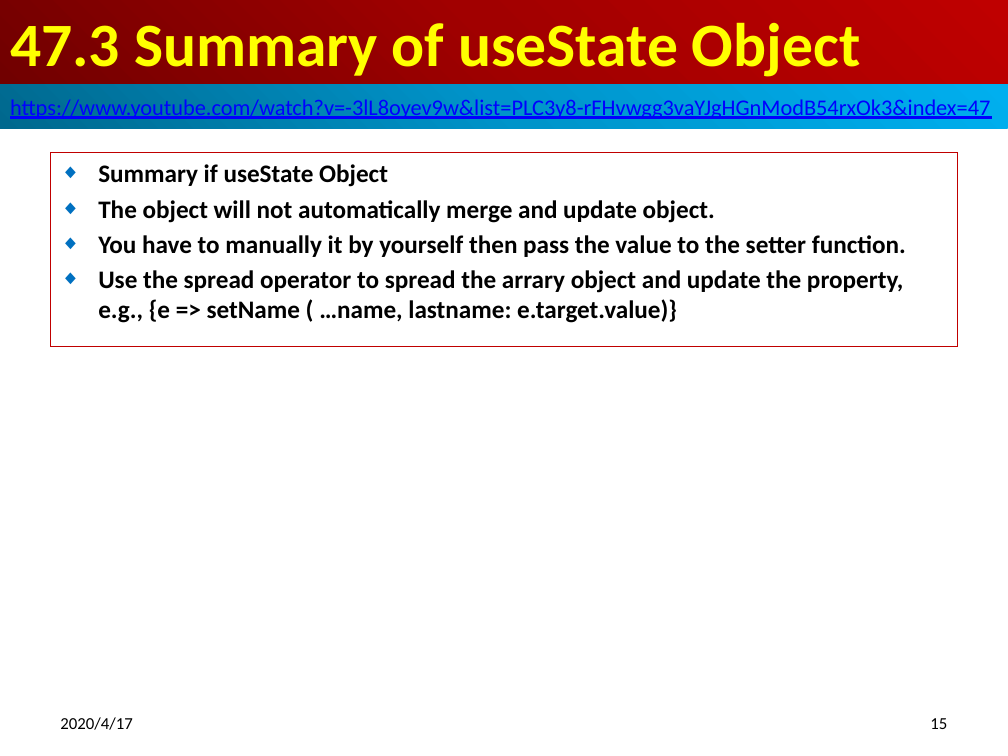
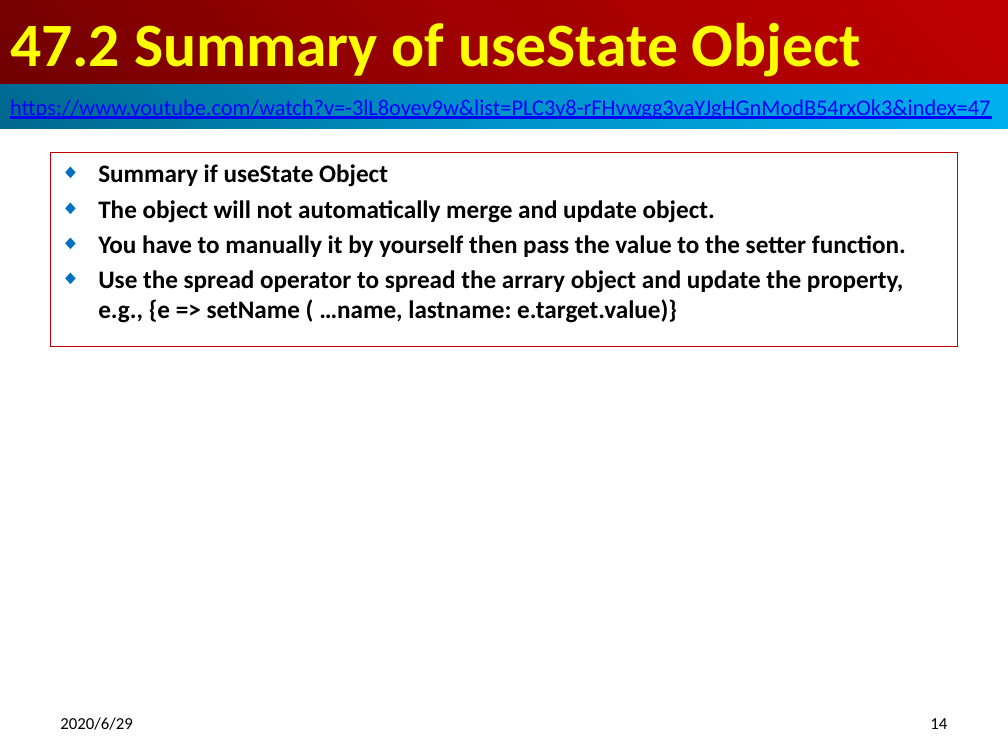
Before and after one commit to peterhchen/800-React-Hook, a slide deck: slide 14 of 47_useStateObj.pptx (slide 15 before the commit). Drawn at 1008x756 pixels with LibreOffice and Linux fonts; fonts in the diff are those of the drawing. Boxes give left, top, right and bottom in pixels: in the first picture for what was removed or moved away, otherwise in the second. Text is boxed around its words. In the diff, an @@ line names an element or a change of style, - is before the commit and + after.

Commit message:
setState Object
const [name, setName] = useState ({firstName: '', lastName: ''})
setName({firstName: 'Peter'})
setName({lastName: 'Chen'})
{name.firstName}
{name.lastName}

```diff
--- a/47_useStateObj.pptx
+++ b/47_useStateObj.pptx
@@ title at (x1=10, y1=22, x2=860, y2=77): text changed @@
-47.3 Summary of useState Object
+47.2 Summary of useState Object
@@ text at (x1=60, y1=717, x2=132, y2=730): text changed @@
-2020/4/17
+2020/6/29
@@ page number at (x1=930, y1=718, x2=947, y2=729): text changed @@
-15
+14
```
Also in this commit, not shown: 15 other slides changed, 1 slide added.
